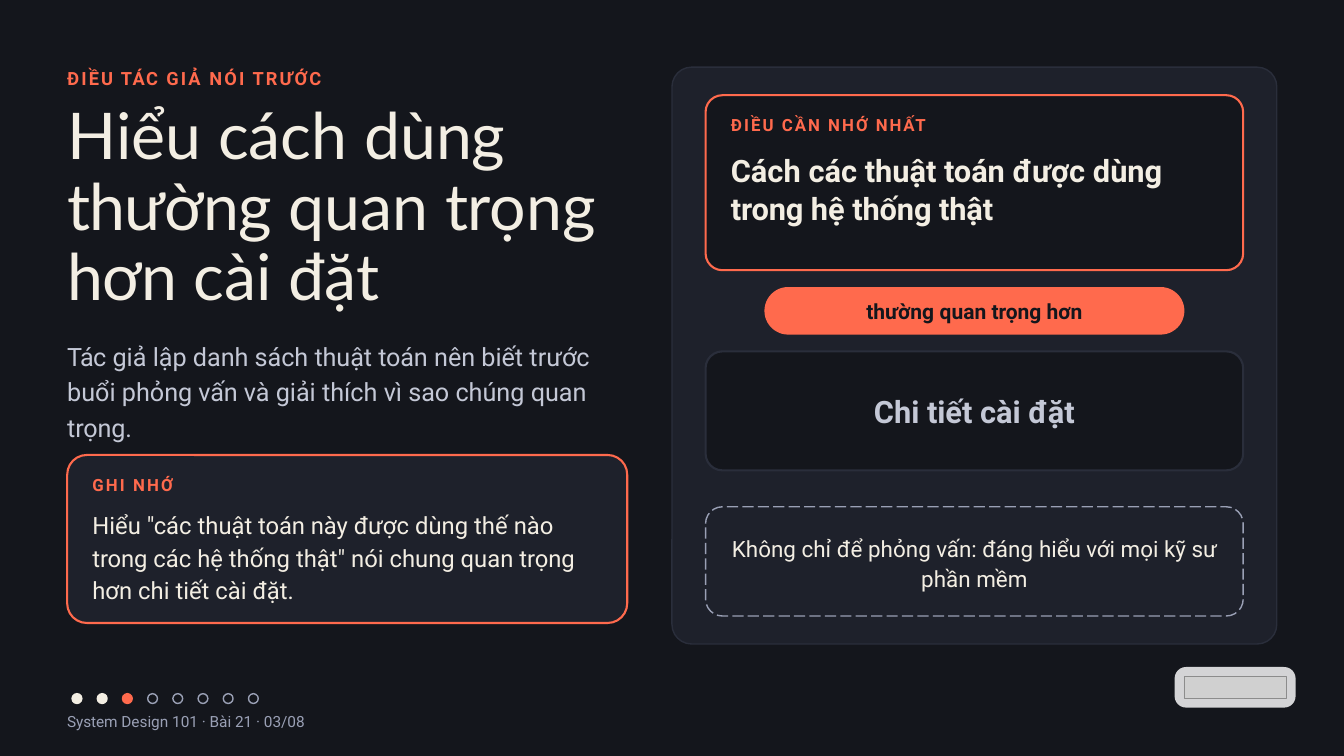
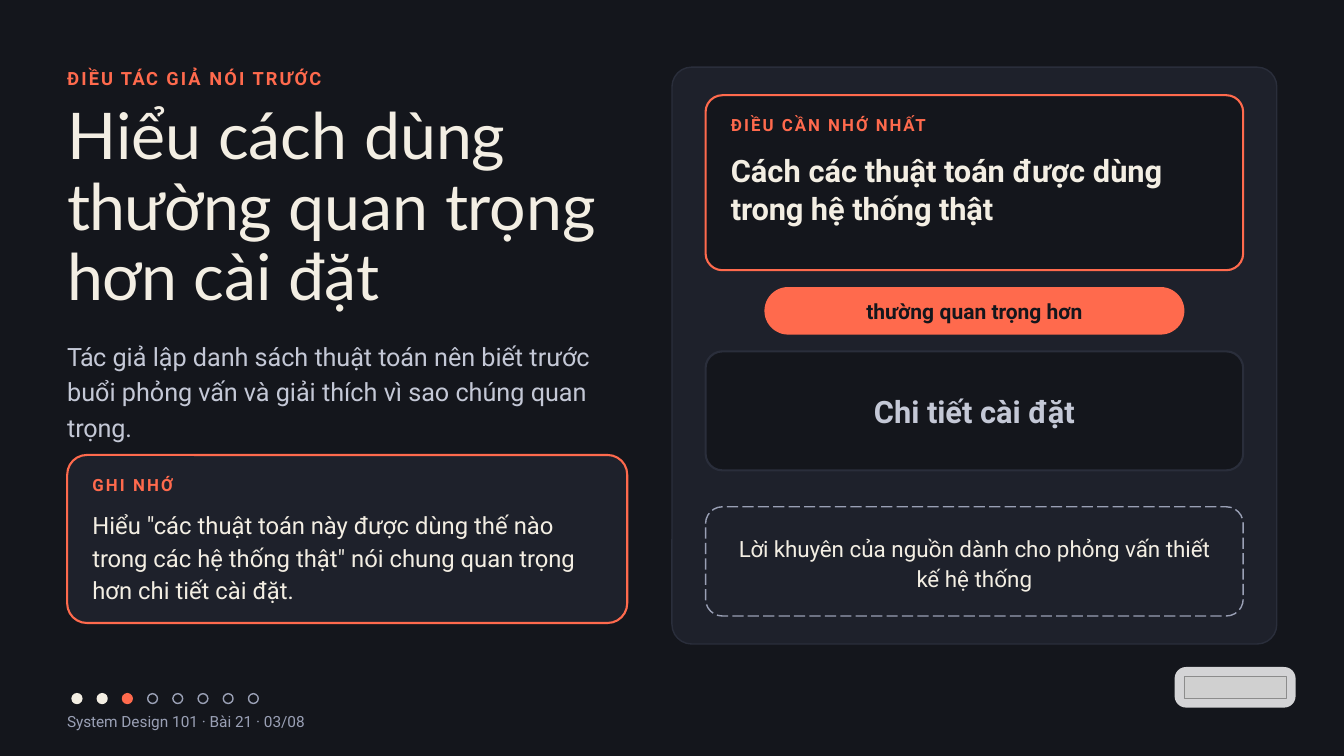
Before and after one commit to vohoailinh90/tool-marketing-studio, a slide deck: slide 3 of system-design-101/vi/lessons/sd-10-021/slides/sd-10-021.pptx. Drawn at 1344x756 pixels with LibreOffice and Linux fonts; fonts in the diff are those of the drawing; grey boxes stand for pictures. Boxes give left, top, right and bottom in pixels: in the first picture for what was removed or moved away, otherwise in the second. Text is boxed around its words. In the diff, an @@ line names an element or a change of style, - is before the commit and + after.

```diff
--- a/system-design-101/vi/lessons/sd-10-021/slides/sd-10-021.pptx
+++ b/system-design-101/vi/lessons/sd-10-021/slides/sd-10-021.pptx
@@ text at box(739, 538, 1210, 592): text changed @@
-Không chỉ để phỏng vấn: đáng hiểu với mọi kỹ sư phần mềm
+Lời khuyên của nguồn dành cho phỏng vấn thiết kế hệ thống
```
Also in this commit, not shown: 3 other files.
